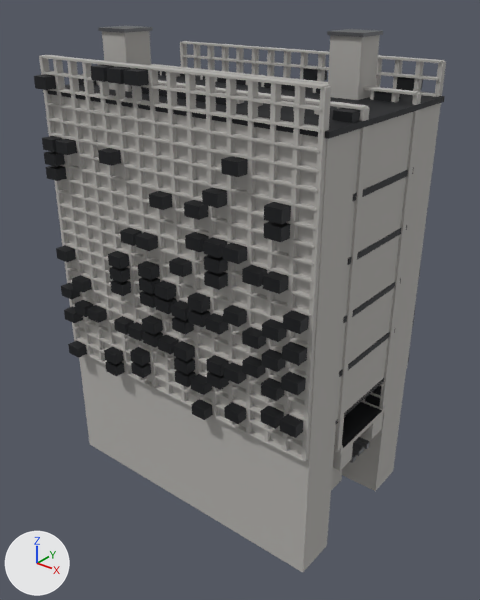
The FBX model Assets/_Project/04.Art/02.Models/Megastructure/SM_Mega_Citadel.fbx: old version first, new version second.
The view is the same before and after, from a 50 mm camera at (157.0, -194.0, 189.0) aimed at (4.0, -3.0, 70.0). Arrows for +X, +Y and +Z are at lower left; the lights stay in place. The older version comes first. Where no turn or scale is listed for an object, it has been applied to the vertices. Vertices at exactly the same position are counted once.

Before the edit, the objects in view are built like this:
```python
me_sm_mega_citadel = bpy.data.meshes.new('SM_Mega_Citadel')
me_sm_mega_citadel.from_pydata(...)  # 10836 vertices, 8142 faces; spans x -63.0..63.0, y -43.0..43.0, z -14.0..173.0
# faces by material slot: [1230, 3450, 3462]
me_sm_mega_citadel.materials.append(mat_m_mega_concrete)  # grey #b6b3af
me_sm_mega_citadel.materials.append(mat_m_mega_steel)  # grey #77797d
me_sm_mega_citadel.materials.append(mat_m_mega_dark)  # dark grey #3e3f42
ob_sm_mega_citadel = bpy.data.objects.new('SM_Mega_Citadel', me_sm_mega_citadel)
ob_sm_mega_citadel.location = (0.0, 0.0, 0.0)
```
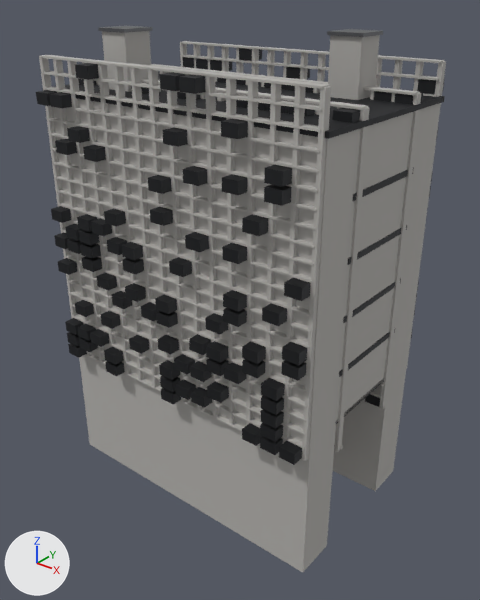
What differs and where, as boxes [x1, y1, x2, y2] in the pictures (480 x 600 px):
'SM_Mega_Citadel', reshaped: before [34, 26, 446, 572]; after [36, 26, 446, 572]
part 1 of me_sm_mega_citadel, deleted: before [34, 65, 423, 490]
part 2 of me_sm_mega_citadel, built on: before [335, 406, 385, 455]; after [36, 48, 445, 465]

What changed in the scene script:
```text
Change me_sm_mega_citadel:
    used by ob_sm_mega_citadel; location = (0.0, 0.0, 0.0)
    remove me_sm_mega_citadel.from_pydata(...)  # 10836 vertices, 8142 faces; spans x -63.0..63.0, y -43.0..43.0, z -14.0..173.0
    add me_sm_mega_citadel.from_pydata(...)  # 10500 vertices, 7878 faces; spans x -63.0..63.0, y -43.0..43.0, z -14.0..173.0
    me_sm_mega_citadel part 1: 558 loose pieces with 4480 vertices, spanning x -63.0..63.0, y -43.0..43.0, z -14.0..163.0, are deleted
    me_sm_mega_citadel part 2: 32 vertices removed from x -63.0..63.0, y -17.0..17.0, z 22.0..32.0; 4176 vertices added at x -61.0..61.0, y -43.0..43.0, z 33.0..163.0
    other edits to the shape of me_sm_mega_citadel do not show in these pictures
```
